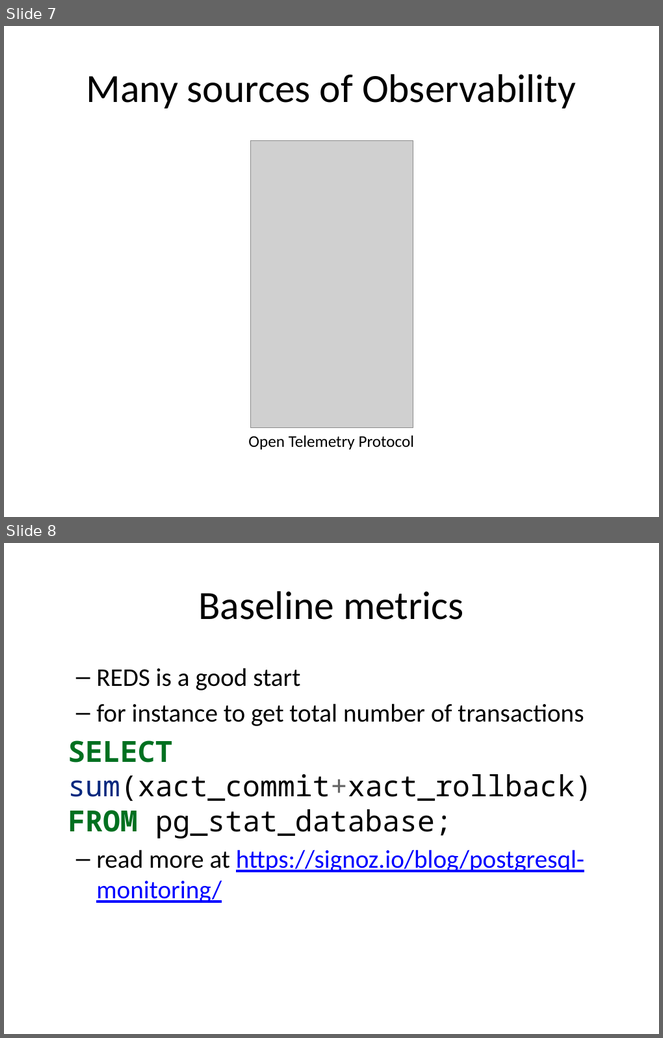
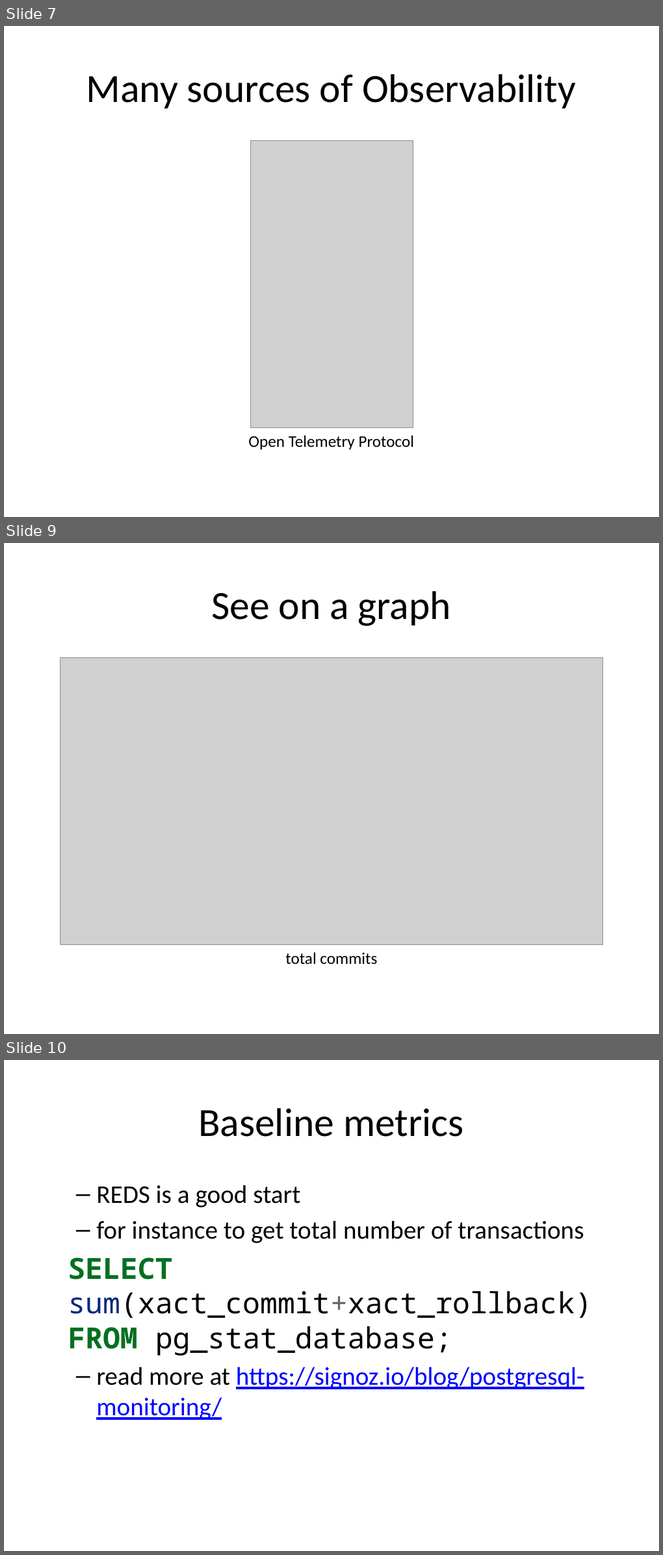
Before and after one commit to rhildred/INFO8985, a slide deck: database_analysis/slides.pptx. Shown one above the other, each under a label of ours: slides 7 and 8 before the commit, slides 7, 9 and 10 after it; the slides between them are not shown. The pictures are 663x1038 and 663x1555 pixels, drawn with LibreOffice and Linux fonts; fonts in the diff are those of the drawing; grey boxes stand for pictures. Boxes give left, top, right and bottom in pixels: in the first picture for what was removed or moved away, otherwise in the second. Text is boxed around its words. In the diff, an @@ line names an element or a change of style, - is before the commit and + after.

```diff
--- a/database_analysis/slides.pptx
+++ b/database_analysis/slides.pptx
@@ slide 9 added at (x1=4, y1=543, x2=659, y2=1034), background #FFFFFF @@
@@ title added at (x1=211, y1=591, x2=451, y2=626), 44 pt, text #000000 @@
+See on a graph
@@ picture added at (x1=61, y1=657, x2=603, y2=945) @@
@@ text added at (x1=285, y1=953, x2=377, y2=965), 18 pt, text #000000 @@
+total commits
@@ what was slide 8 is now slide 10 @@
```
Also in this commit, not shown: 1 slide changed, 1 other slide added, 14 other files.
